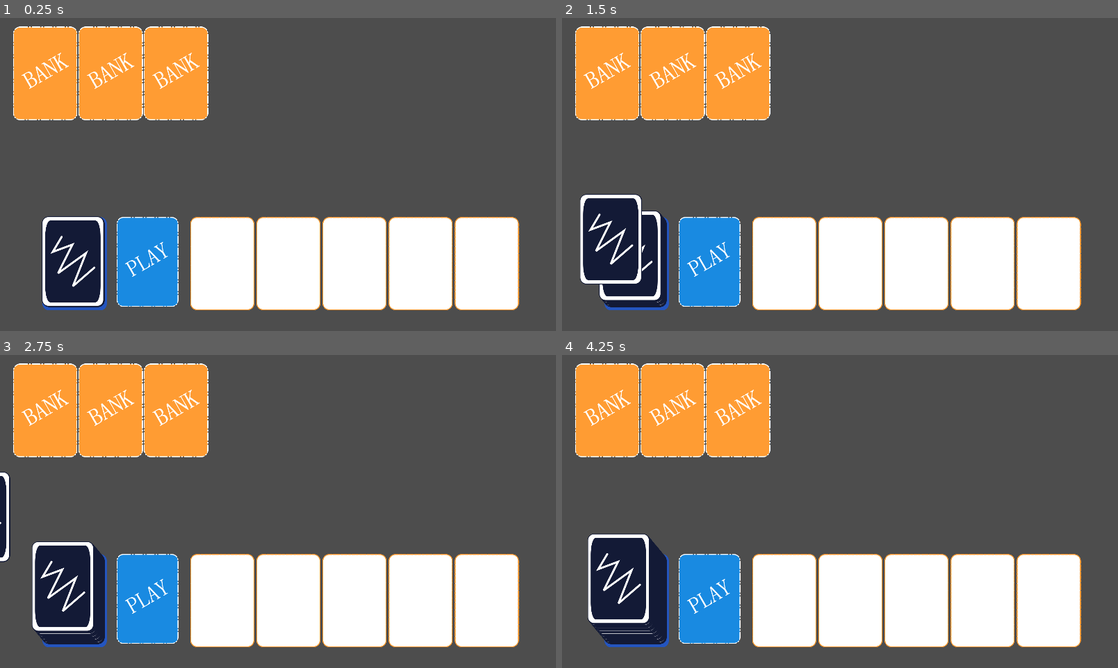
Above: before the commit, frames 1-4 (two rows, left to right).
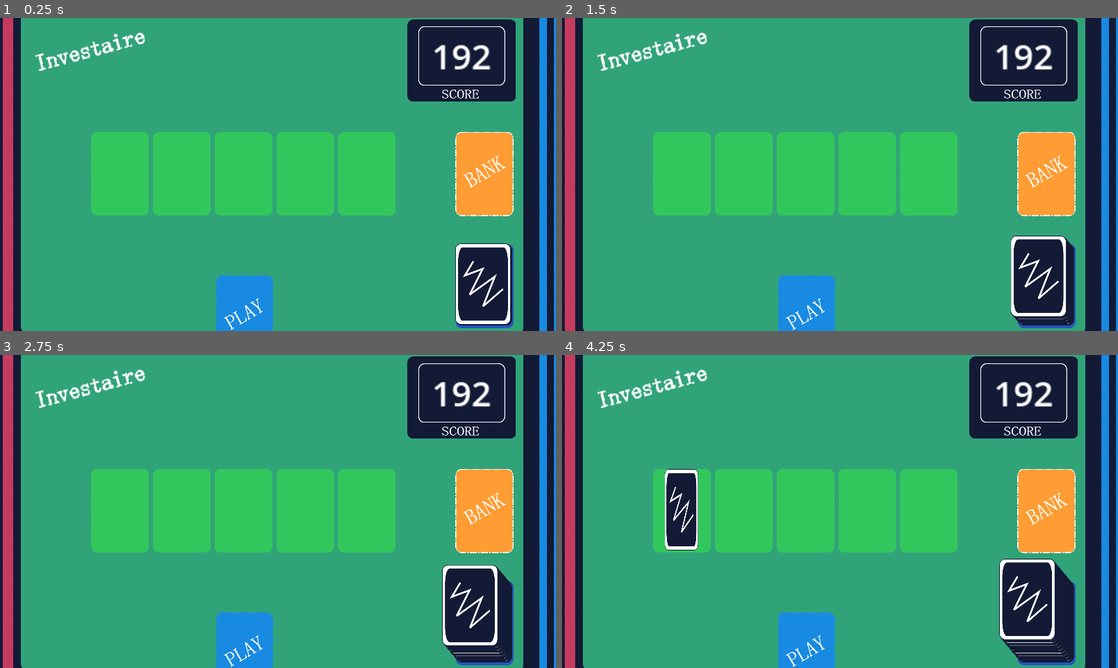
Above: after the commit, the same moments.

Repository: mathew-tran/investaire
Game: Godot game, scene res://Scenes/Game.tscn
Two runs of this game, one before a commit and one after it. Both use one fixed random seed, a clock stepped at 60 frames per second and the inputs below.
Inputs (mouse positions are in pixels of both pictures, inside the frame that each line leads up to; where the layout moved, square brackets give the same spot in the first picture):
- Up to frame 1 (0.25 s): no input
- Up to frame 2 (1.5 s): click (1045, 284) [634, 262] at 0.5 s; click (634, 262) at 1.27 s
- Up to frame 3 (2.75 s): click (483, 621) at 2.02 s
- Up to frame 4 (4.25 s): click (634, 596) at 2.77 s; click (1045, 617) at 3.52 s

The runs differ from the first frame. In frame 1, 100% of the frame differs, in the area x 0-100%, y 0-100%; in frame 2, 100%; in frame 3, 99%; in frame 4, 99%.

Commit message:
work more on art style for the night

Diff:
--- a/Art/InvestaireExample.svg
+++ b/Art/InvestaireExample.svg
@@ -24,9 +24,9 @@
      inkscape:pagecheckerboard="0"
      inkscape:deskcolor="#d1d1d1"
      inkscape:document-units="mm"
-     inkscape:zoom="1.4342733"
-     inkscape:cx="-86.454934"
-     inkscape:cy="239.49411"
+     inkscape:zoom="0.50709218"
+     inkscape:cx="-341.16085"
+     inkscape:cy="271.15386"
      inkscape:window-width="1920"
      inkscape:window-height="1001"
      inkscape:window-x="-7"
@@ -37,7 +37,7 @@
      inkscape:label="Layer 1"
      inkscape:groupmode="layer"
      id="layer1"><rect
-       style="fill:#ffffff;fill-opacity:1;stroke:#ff9c33;stroke-width:0.518677;stroke-linecap:round;stroke-dasharray:1.55603099,0.518677;stroke-opacity:1;stroke-dashoffset:0"
+       style="fill:#32c75c;fill-opacity:1;stroke:#32c75c;stroke-width:0.518677;stroke-linecap:round;stroke-dasharray:1.55603099, 0.518677;stroke-opacity:1;stroke-dashoffset:0"
        id="rect210"
        width="34.828026"
        height="50.711136"
@@ -685,7 +685,7 @@
        inkscape:export-filename="Cards\DeckSlot.png"
        inkscape:export-xdpi="191.95892"
        inkscape:export-ydpi="191.95892" /><rect
-       style="fill:#ff9c33;fill-opacity:1;stroke:#ff9c33;stroke-width:0.518677;stroke-linecap:round;stroke-dasharray:none;stroke-opacity:1"
+       style="fill:#ff9c33;fill-opacity:1;stroke:#ffffff;stroke-width:0.518677;stroke-linecap:round;stroke-dasharray:4.14941597,1.03735399,0.518677,1.03735399;stroke-opacity:1;stroke-dashoffset:0"
        id="rect208"
        width="34.828026"
        height="50.711136"
@@ -697,11 +697,92 @@
        inkscape:export-ydpi="191.95892" /><text
        xml:space="preserve"
        style="font-style:normal;font-variant:normal;font-weight:normal;font-stretch:normal;font-size:12.7583px;font-fam …(192 unchanged characters)…
-       x="-35.515675"
-       y="116.516"
-       id="text208"><tspan
+       x="-88.441376"
+       y="90.125603"
+       id="text208"
+       transform="rotate(-30)"><tspan
          sodipodi:role="line"
          id="tspan208"
          style="fill:#ffffff;fill-opacity:1;stroke:#ffffff;stroke-width:0.125574;stroke-opacity:1"
-         x="-35.515675"
-         y="116.516">BANK</tspan></text></g></svg>
+         x="-88.441376"
+         y="90.125603">BANK</tspan></text><rect
+       style="fill:#198ae1;fill-opacity:1;stroke:#198ae1;stroke-width:0.822891;stroke-linecap:round;stroke-dasharray:6.58312, 1.64578, 0.822891, 1.64578;stroke-dashoffset:0;stroke-opacity:1"
+       id="rect212"
+       width="35.024426"
+       height="50.907108"
+       x="-80.015404"
+       y="88.177734"
+       ry="3.5538924"
+       inkscape:export-filename="Cards\PlaySlot.png"
+       inkscape:export-xdpi="191.95892"
+       inkscape:export-ydpi="191.95892" /><text
+       xml:space="preserve"
+       style="font-style:normal;font-variant:normal;font-weight:normal;font-stretch:normal;font-size:12.7583px;font-family:SimSun;-inkscape-font-specification:SimSun;fill:#ffffff;fill-opacity:1;stroke:#ffffff;stroke-width:0.125573;stroke-linecap:round;stroke-dasharray:none;stroke-dashoffset:0;stroke-opacity:1"
+       x="-122.949"
+       y="70.202621"
+       id="text212"
+       transform="rotate(-30)"><tspan
+         sodipodi:role="line"
+         id="tspan212"
+         style="fill:#ffffff;fill-opacity:1;stroke:#ffffff;stroke-width:0.125574;stroke-opacity:1"
+         x="-122.949"
+         y="70.202621">PLAY</tspan></text><rect
+       style="fill:#31a379;fill-opacity:1;stroke:#ffffff;stroke-width:0.3;stroke-linecap:round;stroke-dasharray:none;stroke-dashoffset:0;stroke-opacity:1"
+       id="rect213"
+       width="129.86832"
+       height="84.119255"
+       x="38.739132"
+       y="146.10187"
+       rx="2.4903724"
+       ry="0"
+       inkscape:export-filename="BG.png"
+       inkscape:export-xdpi="191.95892"
+       inkscape:export-ydpi="191.95892" /><rect
+       style="fill:#131a36;fill-opacity:1;stroke:#131a36;stroke-width:0.3;stroke-linecap:round;stroke-dasharray:4.14941, 1.03735, 0.518676, 1.03735;stroke-dashoffset:0;stroke-opacity:1"
+       id="rect238"
+       width="27.653585"
+       height="104.35315"
+       x="2.7392707"
+       y="136.57219"
+       rx="2.4903722"
+       inkscape:export-filename="BG2.png"
+       inkscape:export-xdpi="191.95892"
+       inkscape:export-ydpi="191.95892" /><text
+       xml:space="preserve"
+       style="font-style:normal;font-variant:normal;font-weight:normal;font-stretch:normal;font-size:4.93889px;font-family:SimSun;-inkscape-font-specification:SimSun;fill:#ffffff;fill-opacity:1;stroke:#ffffff;stroke-width:0.3;stroke-linecap:round;stroke-dasharray:4.14941, 1.03735, 0.518676, 1.03735;stroke-dashoffset:0;stroke-opacity:1"
+       x="167.69571"
+       y="204.4296"
+       id="text238"
+       transform="rotate(-15)"
+       inkscape:export-filename="Title.png"
+       inkscape:export-xdpi="191.95892"
+       inkscape:export-ydpi="191.95892"><tspan
+         sodipodi:role="line"
+         id="tspan238"
+         style="font-size:4.93889px;fill:#ffffff;fill-opacity:1;stroke:#ffffff;stroke-width:0.3;stroke-opacity:1"
+         x="167.69571"
+         y="204.4296">Investaire</tspan></text><text
+       xml:space="preserve"
+       style="font-style:normal;font-variant:normal;font-weight:normal;font-stretch:normal;font-size:7.76111px;font-family:SimSun;-inkscape-font-specification:SimSun;fill:#ffffff;fill-opacity:1;stroke:#ffffff;stroke-width:0.125573;stroke-linecap:round;stroke-dasharray:none;stroke-dashoffset:0;stroke-opacity:1"
+       x="-143.70239"
+       y="79.170403"
+       id="text239"
+       inkscape:export-filename="ScoredText.png"
+       inkscape:export-xdpi="191.95892"
+       inkscape:export-ydpi="191.95892"><tspan
+         sodipodi:role="line"
+         id="tspan239"
+         style="font-size:7.76111px;fill:#ffffff;fill-opacity:1;stroke:#ffffff;stroke-width:0.125574;stroke-opacity:1"
+         x="-143.70239"
+         y="79.170403">SCORE</tspan></text><rect
+       style="fill:#ff9c33;fill-opacity:0;stroke:#ffffff;stroke-width:0.518677;stroke-linecap:round;stroke-dasharray:4.14942, 1.03735, 0.518677, 1.03735;stroke-dashoffset:0;stroke-opacity:1"
+       id="rect239"
+       width="34.828026"
+       height="50.711136"
+       x="82.292763"
+       y="105.92909"
+       ry="3.5402112"
+       inkscape:export-filename="Cards\ScoredSlot.png"
+       inkscape:export-xdpi="191.95892"
+       inkscape:export-ydpi="191.95892"
+       transform="rotate(90)" /></g></svg>
--- a/Prefabs/BankSlots.tscn
+++ b/Prefabs/BankSlots.tscn
@@ -8,13 +8,8 @@
 offset_right = 745.0
 offset_bottom = 201.0
 scale = Vector2(0.5, 0.5)
+theme_override_constants/separation = 12
 metadata/_edit_group_ = true
 
 [node name="BankSlot" parent="." instance=ExtResource("1_j8qc7")]
 layout_mode = 2
-
-[node name="BankSlot2" parent="." instance=ExtResource("1_j8qc7")]
-layout_mode = 2
-
-[node name="BankSlot3" parent="." instance=ExtResource("1_j8qc7")]
-layout_mode = 2
--- a/Prefabs/Card.tscn
+++ b/Prefabs/Card.tscn
@@ -97,18 +97,24 @@
 script = ExtResource("1_wkjp0")
 
 [node name="Front" type="TextureRect" parent="."]
+z_index = 2
+z_as_relative = false
 layout_mode = 0
 offset_right = 258.0
 offset_bottom = 373.0
 scale = Vector2(0.5, 0.5)
+pivot_offset = Vector2(2, 2)
 mouse_filter = 2
 texture = ExtResource("1_1awpt")
 
 [node name="Back" type="TextureRect" parent="."]
+z_index = 2
+z_as_relative = false
 layout_mode = 0
 offset_right = 256.0
 offset_bottom = 372.0
 scale = Vector2(0.5, 0.5)
+pivot_offset = Vector2(2, 2)
 mouse_filter = 2
 texture = ExtResource("2_shu33")
 
@@ -116,4 +122,4 @@
 libraries = {
 "": SubResource("AnimationLibrary_ymb0o")
 }
-speed_scale = 2.0
+speed_scale = 3.5
--- a/Prefabs/Deck.tscn
+++ b/Prefabs/Deck.tscn
@@ -9,6 +9,7 @@
 script = ExtResource("1_j0lq4")
 
 [node name="SlotImage" type="TextureRect" parent="."]
+layout_mode = 0
 offset_right = 267.0
 offset_bottom = 387.0
 scale = Vector2(0.5, 0.5)
--- a/Prefabs/InvestSlots.tscn
+++ b/Prefabs/InvestSlots.tscn
@@ -8,6 +8,7 @@
 offset_top = 208.0
 offset_right = 1654.0
 offset_bottom = 595.0
+theme_override_constants/separation = 9
 script = ExtResource("1_s1byf")
 
 [node name="InvestSlot" parent="." instance=ExtResource("1_kwndk")]
--- a/Scenes/Game.tscn
+++ b/Scenes/Game.tscn
@@ -1,33 +1,233 @@
-[gd_scene load_steps=6 format=3 uid="uid://cg224uu0mwtht"]
+[gd_scene load_steps=14 format=3 uid="uid://cg224uu0mwtht"]
 
 [ext_resource type="PackedScene" uid="uid://bqk8vp2wny8xq" path="res://Prefabs/BankSlots.tscn" id="1_48mkt"]
 [ext_resource type="PackedScene" uid="uid://cwv3t38xas85y" path="res://Prefabs/Deck.tscn" id="1_tu6hs"]
 [ext_resource type="Script" path="res://Scripts/Game.gd" id="1_v4ve5"]
+[ext_resource type="Texture2D" uid="uid://3b07akved7bo" path="res://Art/BG.png" id="2_154ev"]
 [ext_resource type="PackedScene" uid="uid://cdnnth03qc7fy" path="res://Prefabs/InvestSlots.tscn" id="2_y6qob"]
+[ext_resource type="Texture2D" uid="uid://coldidbsv5khu" path="res://Art/Cards/ScoredSlot.png" id="2_yf4c5"]
+[ext_resource type="Texture2D" uid="uid://bis3etxtpymhr" path="res://Art/BG2.png" id="3_5x0wh"]
 [ext_resource type="Texture2D" uid="uid://c3nf7b80kid8l" path="res://Art/Cards/PlaySlot.png" id="3_glwnt"]
+[ext_resource type="Texture2D" uid="uid://c8bma7oju6tav" path="res://Art/ScoredText.png" id="3_ibm0f"]
+[ext_resource type="Texture2D" uid="uid://c3m4x52kknprk" path="res://Art/ScoreBG.png" id="4_p18op"]
+[ext_resource type="Texture2D" uid="uid://dbmtm2q8f2nq1" path="res://Art/Title.png" id="4_x2xcn"]
+[ext_resource type="Texture2D" uid="uid://3n1f4pf7dr3j" path="res://Art/BG3.png" id="6_20m51"]
+[ext_resource type="Texture2D" uid="uid://belnqdl5gg2nx" path="res://Art/BG4.png" id="6_hod4n"]
 
 [node name="Game" type="Node2D"]
 position = Vector2(91, 204)
 script = ExtResource("1_v4ve5")
 
+[node name="ScoredSlot" type="TextureRect" parent="."]
+custom_minimum_size = Vector2(133.5, 186.5)
+offset_left = 873.0
+offset_top = -184.0
+offset_right = 1073.0
+offset_bottom = 6.0
+texture = ExtResource("2_yf4c5")
+expand_mode = 2
+stretch_mode = 4
+metadata/_edit_group_ = true
+
+[node name="ScoredText" type="TextureRect" parent="ScoredSlot"]
+layout_mode = 1
+anchors_preset = 5
+anchor_left = 0.5
+anchor_right = 0.5
+offset_left = -45.0
+offset_top = 146.0
+offset_right = 238.0
+offset_bottom = 213.0
+grow_horizontal = 2
+scale = Vector2(0.3, 0.3)
+texture = ExtResource("3_ibm0f")
+
+[node name="BG" type="TextureRect" parent="ScoredSlot"]
+show_behind_parent = true
+layout_mode = 1
+anchors_preset = 8
+anchor_left = 0.5
+anchor_top = 0.5
+anchor_right = 0.5
+anchor_bottom = 0.5
+offset_left = -125.0
+offset_top = -111.0
+offset_right = 125.0
+offset_bottom = 79.0
+grow_horizontal = 2
+grow_vertical = 2
+texture = ExtResource("4_p18op")
+expand_mode = 2
+stretch_mode = 5
+
+[node name="Label" type="Label" parent="ScoredSlot"]
+layout_mode = 0
+offset_right = 200.0
+offset_bottom = 136.0
+theme_override_font_sizes/font_size = 80
+text = "192
+"
+horizontal_alignment = 1
+vertical_alignment = 1
+
+[node name="TextureRect" type="TextureRect" parent="."]
+show_behind_parent = true
+custom_minimum_size = Vector2(2560, 1080)
+offset_left = -103.0
+offset_top = -221.0
+offset_right = 2457.0
+offset_bottom = 1279.0
+scale = Vector2(0.5, 0.5)
+texture = ExtResource("2_154ev")
+expand_mode = 2
+stretch_mode = 5
+metadata/_edit_lock_ = true
+
+[node name="TextureRect" type="TextureRect" parent="TextureRect"]
+show_behind_parent = true
+layout_mode = 0
+offset_right = 211.0
+offset_bottom = 1542.0
+texture = ExtResource("3_5x0wh")
+metadata/_edit_lock_ = true
+
+[node name="TextureRect5" type="TextureRect" parent="TextureRect"]
+show_behind_parent = true
+layout_mode = 0
+offset_left = -124.0
+offset_right = 87.0
+offset_bottom = 1542.0
+texture = ExtResource("6_hod4n")
+metadata/_edit_lock_ = true
+
+[node name="TextureRect8" type="TextureRect" parent="TextureRect"]
+show_behind_parent = true
+layout_mode = 0
+offset_left = -172.0
+offset_right = 39.0
+offset_bottom = 1542.0
+texture = ExtResource("3_5x0wh")
+metadata/_edit_lock_ = true
+
+[node name="TextureRect9" type="TextureRect" parent="TextureRect"]
+show_behind_parent = true
+layout_mode = 0
+offset_left = -210.0
+offset_right = 1.0
+offset_bottom = 1542.0
+texture = ExtResource("6_hod4n")
+metadata/_edit_lock_ = true
+
+[node name="TextureRect2" type="TextureRect" parent="TextureRect"]
+show_behind_parent = true
+layout_mode = 1
+anchors_preset = 6
+anchor_left = 1.0
+anchor_top = 0.5
+anchor_right = 1.0
+anchor_bottom = 0.5
+offset_left = -211.0
+offset_top = -771.0
+offset_right = 46.0
+offset_bottom = 771.0
+grow_horizontal = 0
+grow_vertical = 2
+texture = ExtResource("3_5x0wh")
+metadata/_edit_lock_ = true
+
+[node name="TextureRect4" type="TextureRect" parent="TextureRect"]
+show_behind_parent = true
+layout_mode = 1
+anchors_preset = 6
+anchor_left = 1.0
+anchor_top = 0.5
+anchor_right = 1.0
+anchor_bottom = 0.5
+offset_left = -51.0
+offset_top = -771.0
+offset_right = 206.0
+offset_bottom = 771.0
+grow_horizontal = 0
+grow_vertical = 2
+texture = ExtResource("6_20m51")
+metadata/_edit_lock_ = true
+
+[node name="TextureRect6" type="TextureRect" parent="TextureRect"]
+show_behind_parent = true
+layout_mode = 1
+anchors_preset = 6
+anchor_left = 1.0
+anchor_top = 0.5
+anchor_right = 1.0
+anchor_bottom = 0.5
+offset_left = -16.0
+offset_top = -770.0
+offset_right = 241.0
+offset_bottom = 772.0
+grow_horizontal = 0
+grow_vertical = 2
+texture = ExtResource("3_5x0wh")
+metadata/_edit_lock_ = true
+
+[node name="TextureRect7" type="TextureRect" parent="TextureRect"]
+show_behind_parent = true
+layout_mode = 1
+anchors_preset = 6
+anchor_left = 1.0
+anchor_top = 0.5
+anchor_right = 1.0
+anchor_bottom = 0.5
+offset_left = 16.0
+offset_top = -770.0
+offset_right = 273.0
+offset_bottom = 772.0
+grow_horizontal = 0
+grow_vertical = 2
+texture = ExtResource("6_20m51")
+metadata/_edit_lock_ = true
+
+[node name="TextureRect3" type="TextureRect" parent="TextureRect"]
+layout_mode = 0
+offset_left = 188.0
+offset_top = 100.0
+offset_right = 698.0
+offset_bottom = 362.0
+texture = ExtResource("4_x2xcn")
+stretch_mode = 4
+metadata/_edit_lock_ = true
+
 [node name="BankSlots" parent="." instance=ExtResource("1_48mkt")]
+offset_left = 819.0
+offset_top = 59.0
+offset_right = 1644.0
+offset_bottom = 446.0
+alignment = 1
 
 [node name="InvestSlots" parent="." instance=ExtResource("2_y6qob")]
-offset_right = 1040.0
-offset_bottom = 401.0
+show_behind_parent = true
+offset_left = 102.0
+offset_top = 59.0
+offset_right = 839.0
+offset_bottom = 252.0
+alignment = 1
 
 [node name="PlaySlot" type="TextureRect" parent="."]
 show_behind_parent = true
-offset_left = 148.0
-offset_top = 208.0
-offset_right = 281.5
-offset_bottom = 394.0
+offset_left = 404.0
+offset_top = 389.0
+offset_right = 542.619
+offset_bottom = 579.0
+pivot_offset = Vector2(-10, -10)
 texture = ExtResource("3_glwnt")
 expand_mode = 3
 stretch_mode = 5
 
 [node name="Deck" parent="." instance=ExtResource("1_tu6hs")]
-offset_left = -3.0
-offset_top = 208.0
-offset_right = -3.0
-offset_bottom = 208.0
+offset_left = 959.0
+offset_top = 317.0
+offset_right = 959.0
+offset_bottom = 317.0
+
+[node name="Camera2D" type="Camera2D" parent="."]
+position = Vector2(550, 157)
+zoom = Vector2(1.5, 1.5)
--- a/Scripts/Deck.gd
+++ b/Scripts/Deck.gd
@@ -2,7 +2,7 @@
 
 class_name Deck
 
-var Duplicates = 4
+var Duplicates = 5
 
 signal DeckCreated
 
@@ -19,7 +19,7 @@
 		instance.Rank = card
 		$Cards.add_child(instance)
 		instance.global_position = Vector2(-400, 0)
-		await instance.Move($Cards.global_position + cardOffset, randf_range(.1, .11))
+		await instance.Move($Cards.global_position + cardOffset, .08)
 		cardOffset += Vector2(-1,-1.2)
 
 	DeckCreated.emit()
@@ -27,6 +27,6 @@
 func DrawCard(newContainer):
 	var newCard = $Cards.get_child(len($Cards.get_children()) -1)
 	newCard.reparent(newContainer)
-	await newCard.Move(newContainer.global_position)
+	await newCard.Move(newContainer.global_position, .2)
 	newCard.Flip()
 	return newCard
--- a/project.godot
+++ b/project.godot
@@ -17,4 +17,6 @@
 
 [display]
 
+window/size/viewport_width=1920
+window/size/viewport_height=1080
 window/stretch/mode="canvas_items"
Binary file added: Art/BG.png
Not shown, added: Art/BG.png.import
Binary file added: Art/BG2.png
Not shown, added: Art/BG2.png.import
Binary file added: Art/BG3.png
Not shown, added: Art/BG3.png.import
Binary file added: Art/BG4.png
Not shown, added: Art/BG4.png.import
Binary file changed: Art/Cards/0.png
Binary file changed: Art/Cards/7.png
Binary file changed: Art/Cards/InvestSlot.png
Binary file changed: Art/Cards/PlaySlot.png
(and 8 more such lines)
